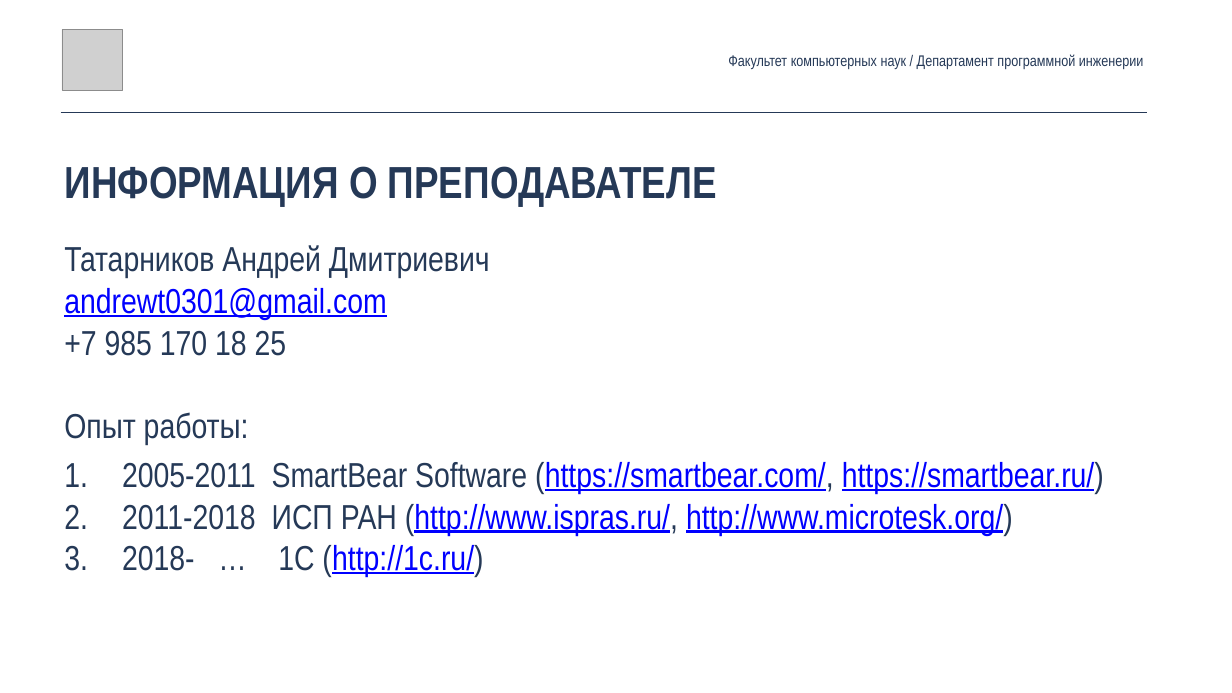
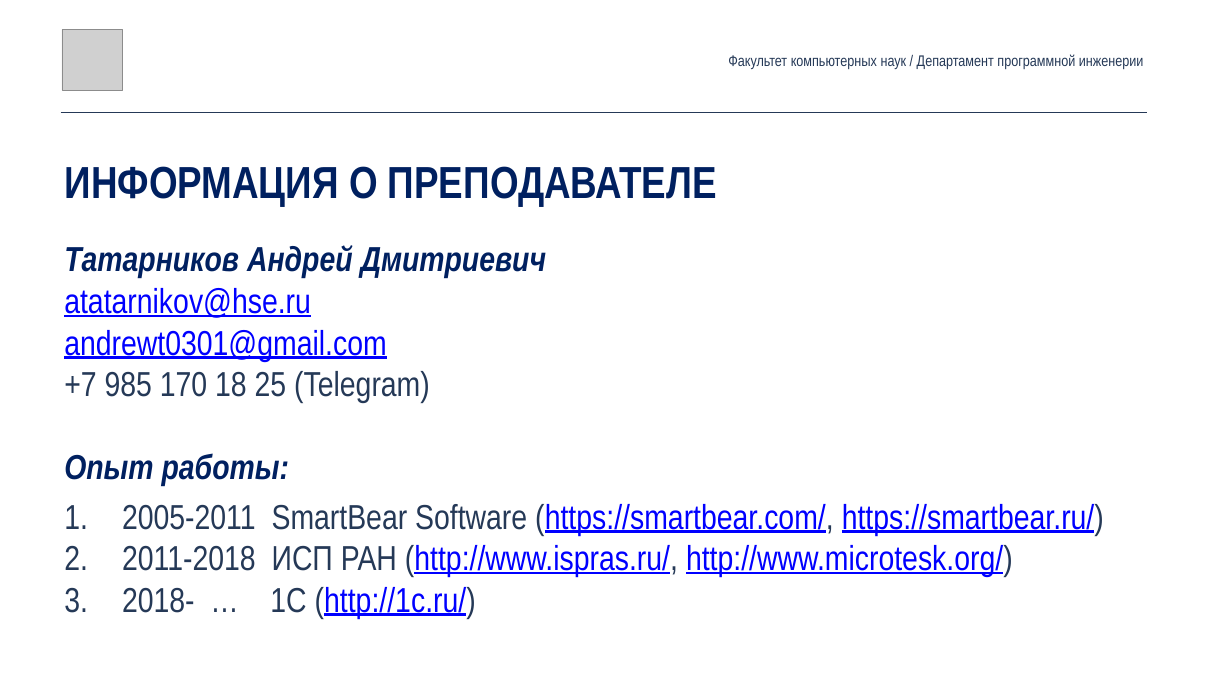
Before and after one commit to andrewt0301/qa-testing-course, a slide deck: slide 2 of seminars/seminar01/Seminar01.pptx. Drawn at 1232x693 pixels with LibreOffice and Linux fonts; fonts in the diff are those of the drawing; grey boxes stand for pictures. Boxes give left, top, right and bottom in pixels: in the first picture for what was removed or moved away, otherwise in the second. Text is boxed around its words. In the diff, an @@ line names an element or a change of style, - is before the commit and + after.

```diff
--- a/seminars/seminar01/Seminar01.pptx
+++ b/seminars/seminar01/Seminar01.pptx
@@ text "ИНФОРМАЦИЯ О ПРЕПОДАВАТЕЛЕ" at (65, 166, 717, 207): text colour #253957 to #002060 @@
@@ text at (64, 245, 547, 486): text colour #253957 to #002060, bold on, italic on in "Татарников Андрей Дмитриевич", "Опыт работы:" @@
@@ text at (64, 288, 311, 318): paragraph added @@
+atatarnikov@hse.ru
@@ text at (64, 371, 430, 403): text changed @@
-+7 985 170 18 25
++7 985 170 18 25 (Telegram)
```
Also in this commit, not shown: 4 other slides changed.
